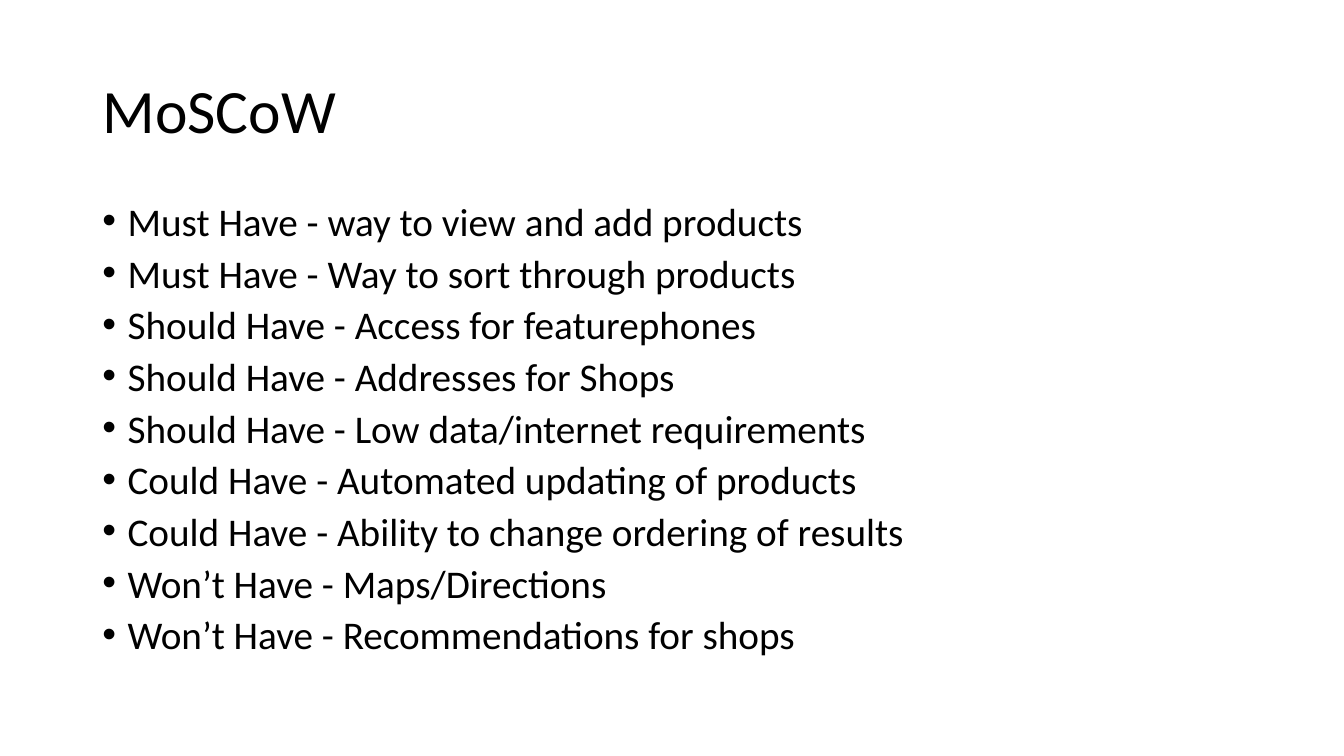
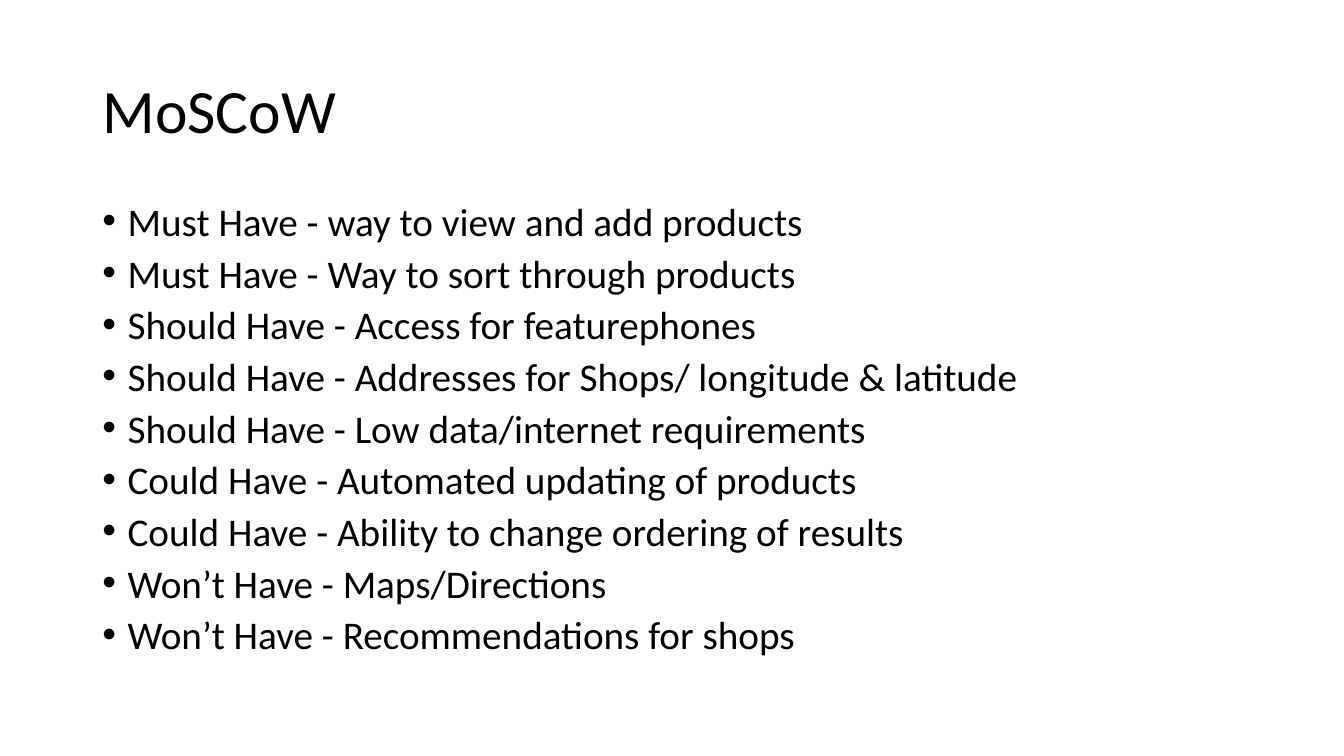
Before and after one commit to Omnikron13/synoptic-23, a slide deck: slide 5 of Files/Synoptic project 2023.pptx. Drawn at 1344x756 pixels with LibreOffice and Linux fonts; fonts in the diff are those of the drawing. Boxes give left, top, right and bottom in pixels: in the first picture for what was removed or moved away, otherwise in the second. Text is boxed around its words. In the diff, an @@ line names an element or a change of style, - is before the commit and + after.

```diff
--- a/Files/Synoptic project 2023.pptx
+++ b/Files/Synoptic project 2023.pptx
@@ text at (x1=128, y1=363, x2=1017, y2=398): text changed @@
-• Should Have - Addresses for Shops
+• Should Have - Addresses for Shops/ longitude & latitude
```
Also in this commit, not shown: 3 other slides changed, 2 slides added.
